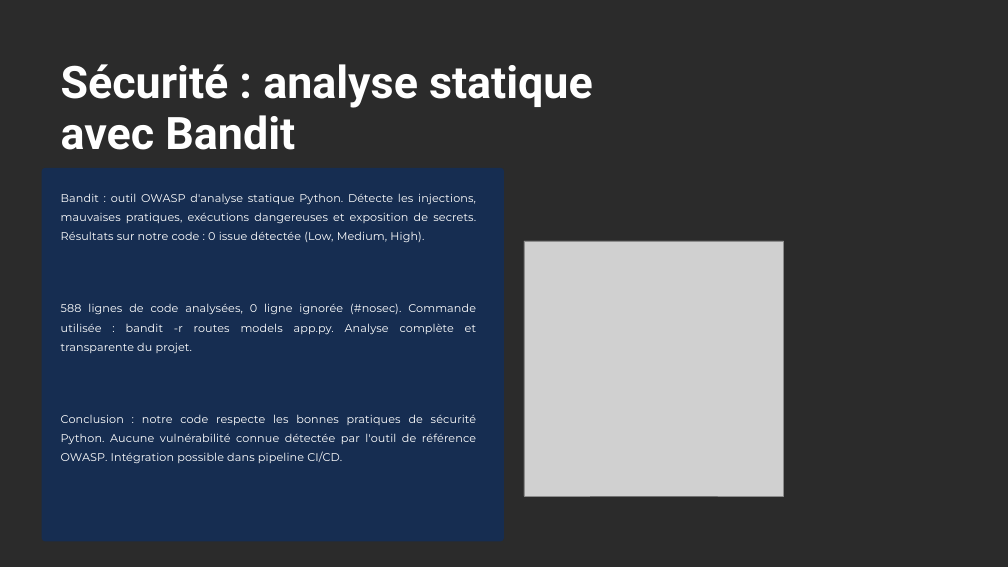
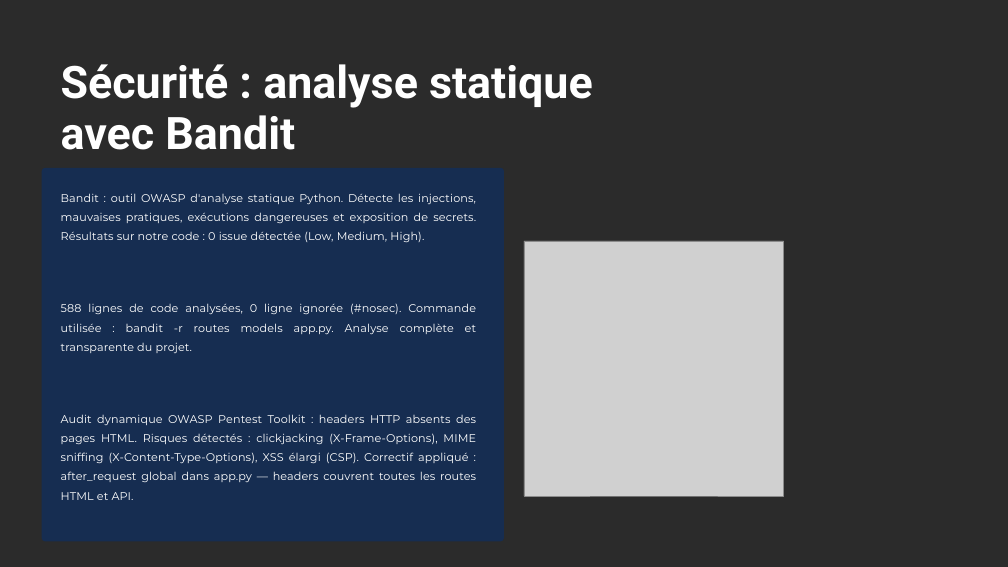
Before and after one commit to m1d0b4n/The-Library, a slide deck: slide 16 of meeting/The Library Projet Web Bibliothèque.pptx. Drawn at 1008x567 pixels with LibreOffice and Linux fonts; fonts in the diff are those of the drawing; grey boxes stand for pictures; background and template pictures are left out; a plain dark background stands for a picture behind light text. Boxes give left, top, right and bottom in pixels: in the first picture for what was removed or moved away, otherwise in the second. Text is boxed around its words. In the diff, an @@ line names an element or a change of style, - is before the commit and + after.

```diff
--- a/meeting/The Library Projet Web Bibliothèque.pptx
+++ b/meeting/The Library Projet Web Bibliothèque.pptx
@@ text at (61,414,476,500): text changed @@
-Conclusion : notre code respecte les bonnes pratiques de sécurité Python. Aucune vulnérabilité connue détectée par l'outil de référence OWASP. Intégration possible dans pipeline CI/CD.
+Audit dynamique OWASP Pentest Toolkit : headers HTTP absents des pages HTML. Risques détectés : clickjacking (X-Frame-Options), MIME sniffing (X-Content-Type-Options), XSS élargi (CSP). Correctif appliqué : after_request global dans app.py — headers couvrent toutes les routes HTML et API.
```
Also in this commit, not shown: 1 other slide changed.
